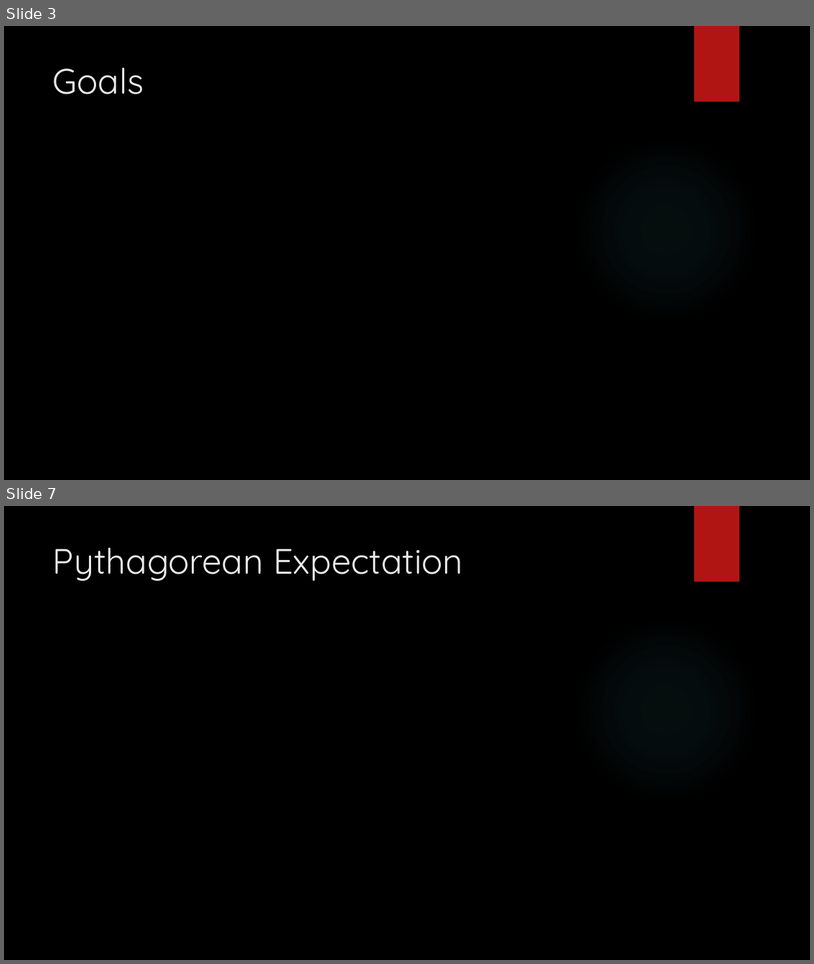
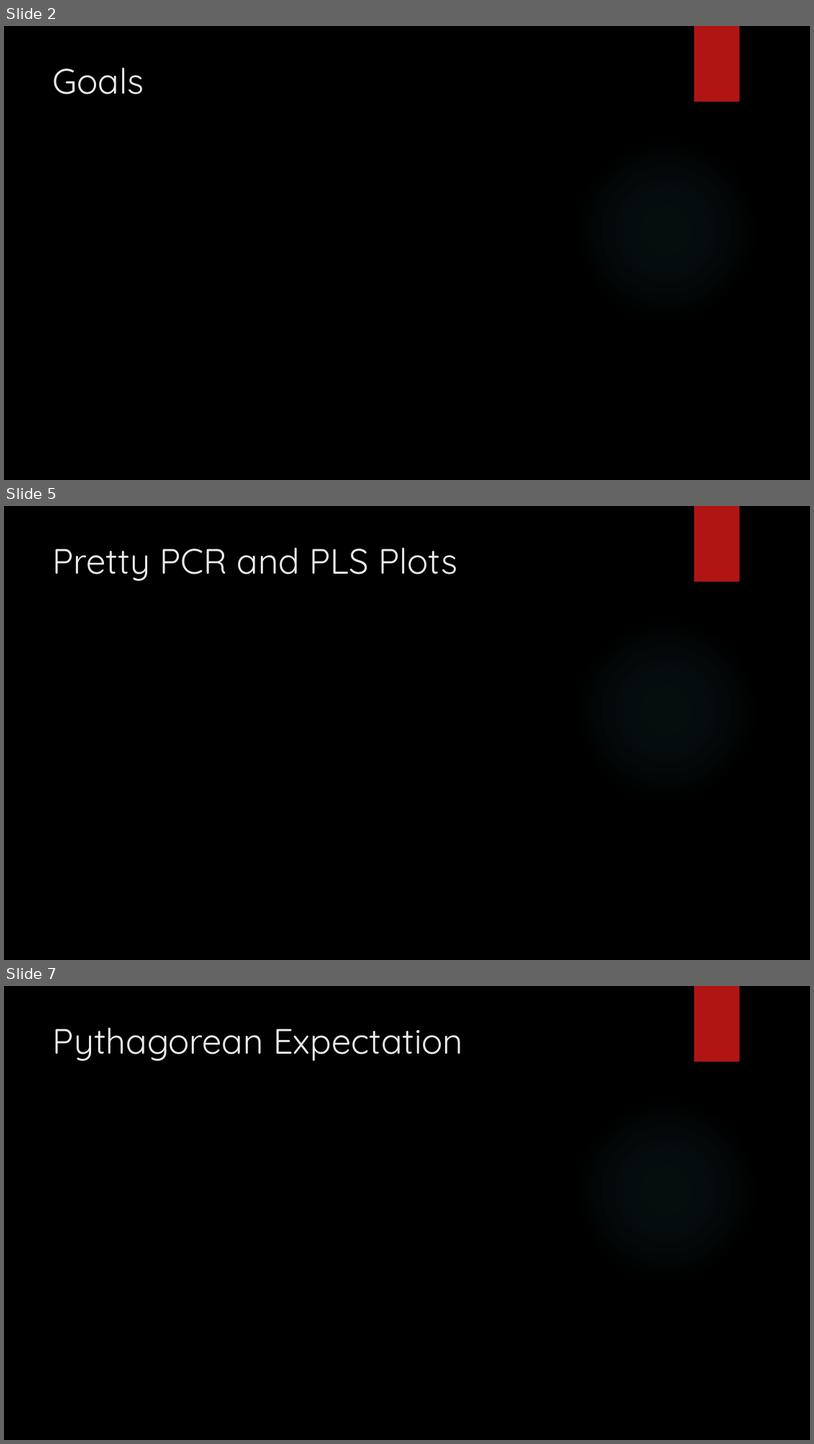
Before and after one commit to mindonly/sta631-project, a slide deck: ProjectPres.pptx. Shown one above the other, each under a label of ours: slides 3 and 7 before the commit, slides 2, 5 and 7 after it; the slides between them are not shown. The pictures are 814x964 and 814x1444 pixels, drawn with LibreOffice and Linux fonts; fonts in the diff are those of the drawing; grey boxes stand for pictures; background and template pictures are left out. Boxes give left, top, right and bottom in pixels: in the first picture for what was removed or moved away, otherwise in the second. Text is boxed around its words. In the diff, an @@ line names an element or a change of style, - is before the commit and + after.

```diff
--- a/ProjectPres.pptx
+++ b/ProjectPres.pptx
@@ slide 5 added at <box>4,506,810,960</box>, background picture (left out); not listed: 2 template elements that a slide beside it also shows @@
@@ title added at <box>53,547,458,581</box>, 42 pt, text #EBEBEB @@
+Pretty PCR and PLS Plots
@@ what was slide 3 is now slide 2 @@
```
Also in this commit, not shown: 5 slides changed, 3 other slides added, 4 slides removed.
